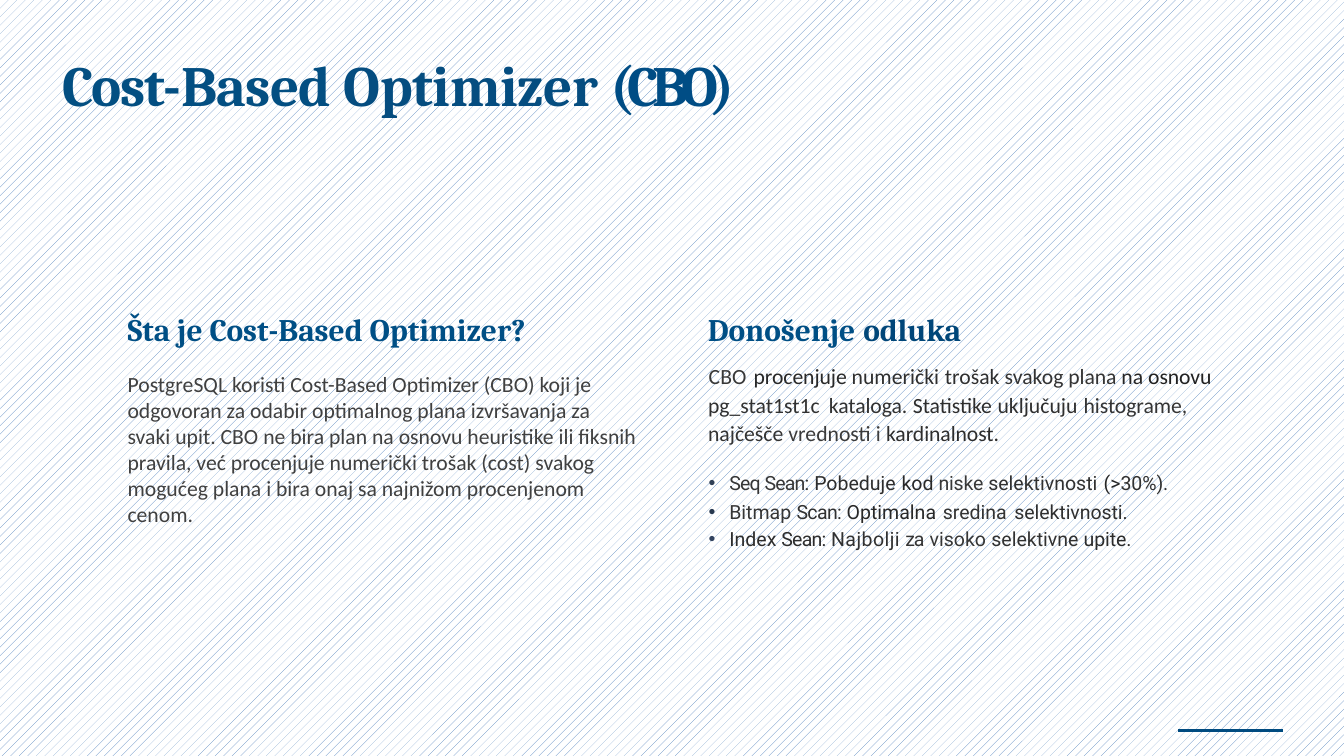
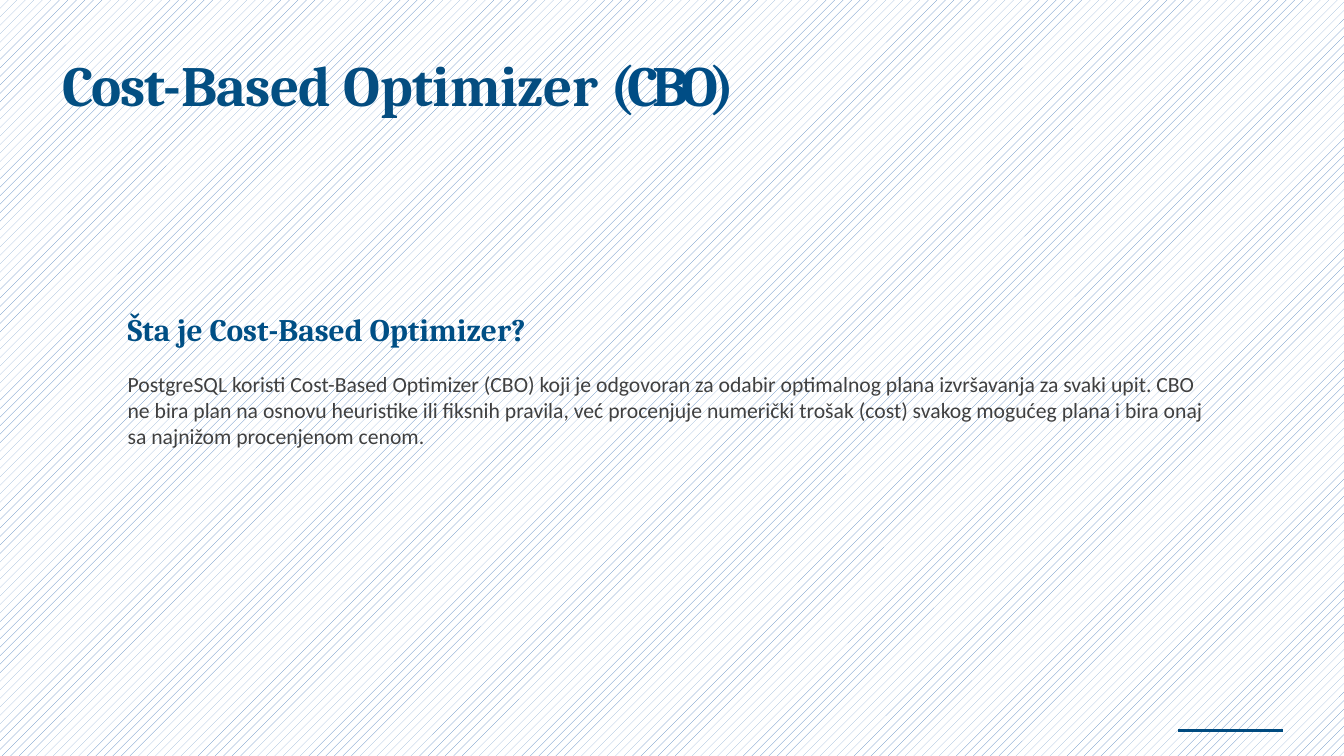
Before and after one commit to NemanjaCyber/SZUBP, a slide deck: slide 8 of P1/Index-Only i Bitmap Index Scan u PostgreSQL.pptx. Drawn at 1344x756 pixels with LibreOffice and Linux fonts; fonts in the diff are those of the drawing. Boxes give left, top, right and bottom in pixels: in the first picture for what was removed or moved away, otherwise in the second. Text is boxed around its words. In the diff, an @@ line names an element or a change of style, - is before the commit and + after.

```diff
--- a/P1/Index-Only i Bitmap Index Scan u PostgreSQL.pptx
+++ b/P1/Index-Only i Bitmap Index Scan u PostgreSQL.pptx
@@ text "Šta je Cost-Based Optimizer?" rewrapped from [128,312,635,528] to [128,312,1202,450] @@
@@ text removed at [708,312,1211,552] @@
-Donošenje odluka
-CBO procenjuje numerički trošak svakog plana na osnovu pg_stat1st1c kataloga. Statistike uključuju histograme, najčešče vrednosti i kardinalnost.
-• Seq Sean: Pobeduje kod niske selektivnosti (>30%).
-• Bitmap Scan: Optimalna sredina selektivnosti.
-• Index Sean: Najbolji za visoko selektivne upite.
```
Also in this commit, not shown: 5 other slides changed.
